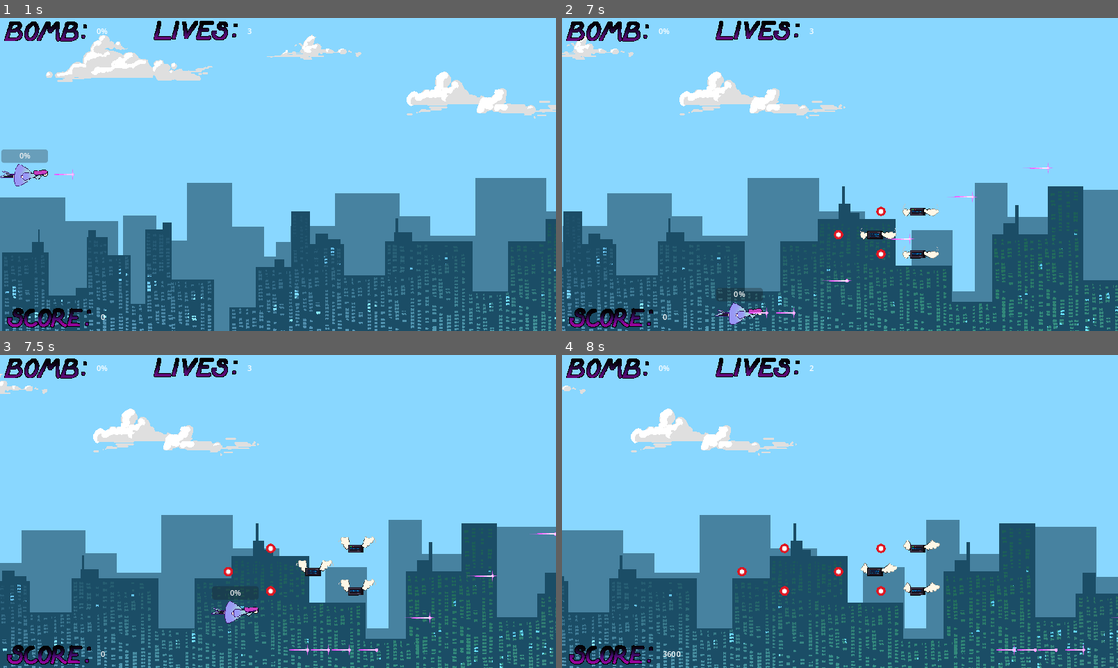
Above: before the commit, frames 1-4 (two rows, left to right).
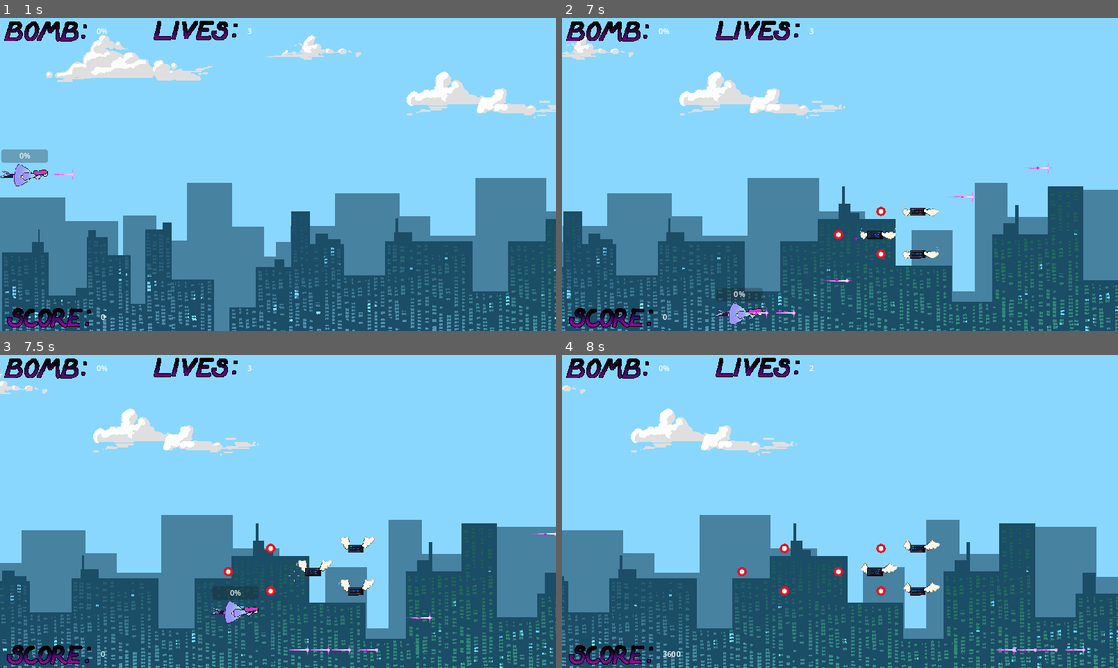
Above: after the commit, the same moments.

Repository: clenneabig/AI-KILL
Game: Godot game, scene res://main_menu.tscn
Same seed, same stepped clock (60 frames per second), same inputs: the game is played once before the commit and once after it. The engine's default icon, where the game draws it, is replaced by a stand-in: a white triangle on a blue panel in a dark square. Video files are missing from this copy of the repository; at most half a second of black plays in their place.
Inputs (mouse positions are in pixels of both pictures, inside the frame that each line leads up to):
- Up to frame 1 (1 s): click (116, 199) at 0.5 s
- Up to frame 2 (7 s): move the mouse to (962, 158) at 1.27 s; hold D (move_right) 1.28-2.03 s; hold E (bomb) 1.28-2.03 s; move the mouse to (728, 190) at 2.02 s; hold S (move_down) 2.03-2.78 s; click (728, 190) at 2.1 s; move the mouse to (895, 105) at 2.77 s; hold D (move_right) 2.78-3.53 s; tap Q (toggle_bullets) at 2.85, 5.1 s; move the mouse to (812, 237) at 3.52 s; hold W (move_up) 3.53-4.28 s; tap E (bomb) at 3.6 s; move the mouse to (1006, 221) at 4.27 s; press the mouse at (1006, 221) at 4.28 s; hold A (move_left) 4.28-5.78 s; move the mouse to (673, 127) at 5.02 s; release the mouse at (673, 127) at 5.03 s; move the mouse to (867, 174) at 5.77 s; hold S (move_down) 5.78-6.53 s; hold E (bomb) 5.78-6.53 s; move the mouse to (756, 96) at 6.52 s; hold D (move_right) from 6.53 s (still down); click (756, 96) at 6.6 s
- Up to frame 3 (7.5 s): move the mouse to (400, 495) at 7.27 s; release D (move_right) at 7.28 s; hold W (move_up) from 7.28 s (still down); tap Q (toggle_bullets) at 7.35 s
- Up to frame 4 (8 s): keep holding W (move_up)

Frame 1 is identical in both runs. In frame 2, less than 0.1% of the frame differs, in the area x 34-86%, y 47-95%; in frame 3, less than 0.1%; in frame 4, less than 0.1%.

Commit message:
UI updates baybe

Diff:
--- a/Levels/level_1.tscn
+++ b/Levels/level_1.tscn
@@ -192,6 +192,7 @@
 point_count = 8
 
 [node name="Level_1" type="Node2D"]
+process_mode = 1
 
 [node name="AudioStreamPlayer" type="AudioStreamPlayer" parent="."]
 stream = ExtResource("1_xj0sh")
--- a/boss.gd
+++ b/boss.gd
@@ -4,6 +4,8 @@
 @onready var emit_2 = $Emit2
 @onready var emit_3 = $Emit3
 @onready var emit_4 = $Emit4
+
+@onready var Player = get_tree().get_nodes_in_group("Player")[0]
 
 @export var health = 6000
 var inPos = false
@@ -122,8 +124,19 @@
 			$AudioStreamPlayer.stream = deathsfx
 			$AudioStreamPlayer.play()
 			_turn_to_point()
+			self.hide()
+			var t =Timer.new()
+			t.wait_time = 2.0
+			t.one_shot = true
+			add_child(t)
+			t.start()
+			await(t.timeout)
+			t.queue_free()
+			Player.gmo.show()
+			Player.gmo.gameover(true)
+			get_tree().paused = true
 			_offScreen()
-			get_tree().change_scene_to_file("res://game_over.tscn")
+
 
 func _turn_to_point():
 	print("implement me!!")
--- a/enemy.gd
+++ b/enemy.gd
@@ -21,6 +21,7 @@
 func _on_area_entered(area):
 	if area.is_in_group("Player_Bullet"): #or enemy
 		if(global_position.x < 1152):
+			area.freedom()
 			health -= 1
 			if(health <= 0):
 				var random_chance = randi() % 100
--- a/enemy.tscn
+++ b/enemy.tscn
@@ -41,7 +41,7 @@
 }]
 
 [sub_resource type="RectangleShape2D" id="RectangleShape2D_jdvj1"]
-size = Vector2(33, 18)
+size = Vector2(33, 23)
 
 [node name="Enemy" type="Area2D" groups=["Enemy"]]
 script = ExtResource("1_io0xw")
@@ -55,7 +55,7 @@
 animation = &"idle"
 
 [node name="SpriteBox" type="CollisionShape2D" parent="."]
-position = Vector2(-5.5, 7)
+position = Vector2(-5.5, 7.5)
 shape = SubResource("RectangleShape2D_jdvj1")
 
 [connection signal="area_entered" from="." to="." method="_on_area_entered"]
--- a/game_over.gd
+++ b/game_over.gd
@@ -1,10 +1,31 @@
-extends Control
+extends CanvasLayer
 
+@onready var Player = get_tree().get_nodes_in_group("Player")[0]
 
-func _on_quit_pressed():
+func _on_return_pressed():
+	self.hide()
+	get_tree().paused = false
 	get_tree().change_scene_to_file("res://main_menu.tscn")
 
 
 
 func _on_restart_pressed():
+	get_tree().paused = false
+	self.hide()
 	get_tree().change_scene_to_file("res://Cutscene.tscn")
+
+func _ready():
+	$TextureRect3.hide()
+	$TextureRect.hide()
+	$TextureRect3/Label.text = str(Player.score)
+
+func gameover(winner):
+	if(winner):
+		$TextureRect.hide()
+		$TextureRect3.show()
+		$TextureRect3/Label.text = str(Player.score)
+		self.show()
+	else:
+		$TextureRect.show()
+		$TextureRect3.hide()
+		self.show()
--- a/game_over.tscn
+++ b/game_over.tscn
@@ -1,8 +1,10 @@
-[gd_scene load_steps=15 format=3 uid="uid://cdeldvbrf2yor"]
+[gd_scene load_steps=17 format=3 uid="uid://cdeldvbrf2yor"]
 
 [ext_resource type="Script" path="res://game_over.gd" id="1_xefua"]
 [ext_resource type="Texture2D" uid="uid://khoaq7txuhva" path="res://assets/gameoverui/gameover2.png" id="2_4pvj5"]
 [ext_resource type="Texture2D" uid="uid://chwsmcaiaaiy" path="res://assets/gameoverui/restartbutton.png" id="3_f4vqa"]
+[ext_resource type="Texture2D" uid="uid://cn4rj1on17kq0" path="res://assets/gameoverui/menuimgbg.png" id="3_l6jlj"]
+[ext_resource type="Texture2D" uid="uid://064dsupd3y47" path="res://assets/gameoverui/levelcomplete.png" id="4_aqbn5"]
 [ext_resource type="Texture2D" uid="uid://qj0nqwi5bo3u" path="res://assets/gameoverui/restartbuttonpush.png" id="4_c5hec"]
 [ext_resource type="Texture2D" uid="uid://buunyikfilecr" path="res://assets/gameoverui/returnbutton.png" id="5_wahwc"]
 [ext_resource type="Texture2D" uid="uid://bxs1w2vj6a5pg" path="res://assets/gameoverui/returnbuttonpush.png" id="6_spv53"]
@@ -29,25 +31,47 @@
 [sub_resource type="StyleBoxTexture" id="StyleBoxTexture_2tg70"]
 texture = ExtResource("6_spv53")
 
-[node name="GameOver" type="Control"]
-layout_mode = 3
-anchors_preset = 0
+[node name="CanvasLayer" type="CanvasLayer"]
+process_mode = 3
 script = ExtResource("1_xefua")
 
 [node name="TextureRect" type="TextureRect" parent="."]
-layout_mode = 0
-offset_right = 40.0
-offset_bottom = 40.0
+visible = false
+offset_right = 1920.0
+offset_bottom = 1080.0
 scale = Vector2(0.6, 0.6)
 texture = ExtResource("2_4pvj5")
 
+[node name="TextureRect3" type="TextureRect" parent="."]
+visible = false
+offset_right = 1920.0
+offset_bottom = 1080.0
+scale = Vector2(0.6, 0.6)
+texture = ExtResource("3_l6jlj")
+
+[node name="TextureRect2" type="TextureRect" parent="TextureRect3"]
+layout_mode = 0
+offset_right = 1920.0
+offset_bottom = 1080.0
+texture = ExtResource("4_aqbn5")
+
+[node name="Label" type="Label" parent="TextureRect3"]
+process_mode = 3
+layout_mode = 0
+offset_left = 946.667
+offset_top = 800.0
+offset_right = 986.667
+offset_bottom = 826.0
+scale = Vector2(4, 4)
+theme_override_colors/font_color = Color(0.703125, 0, 0.648438, 1)
+text = "0"
+
 [node name="MarginContainer" type="MarginContainer" parent="."]
 custom_minimum_size = Vector2(140, 0)
-layout_mode = 0
-offset_left = 504.0
-offset_top = 336.0
-offset_right = 644.0
-offset_bottom = 524.0
+offset_left = 888.0
+offset_top = 320.0
+offset_right = 1028.0
+offset_bottom = 508.0
 
 [node name="VBoxContainer" type="VBoxContainer" parent="MarginContainer"]
 layout_mode = 2
@@ -73,7 +97,7 @@
 disabled = true
 text = " "
 
-[node name="Quit" type="Button" parent="MarginContainer/VBoxContainer"]
+[node name="Return" type="Button" parent="MarginContainer/VBoxContainer"]
 custom_minimum_size = Vector2(0, 70)
 layout_mode = 2
 theme_override_styles/normal = SubResource("StyleBoxTexture_cipjv")
@@ -83,4 +107,4 @@
 "
 
 [connection signal="pressed" from="MarginContainer/VBoxContainer/Restart" to="." method="_on_restart_pressed"]
-[connection signal="pressed" from="MarginContainer/VBoxContainer/Quit" to="." method="_on_quit_pressed"]
+[connection signal="pressed" from="MarginContainer/VBoxContainer/Return" to="." method="_on_return_pressed"]
--- a/player.gd
+++ b/player.gd
@@ -19,6 +19,7 @@
 
 @onready var UI = $CanvasLayer
 @onready var bar = $ProgressBar
+@onready var gmo = $CanvasLayer2
 #sounds
 var powerupsfx = preload("res://assets/sfx/levelup_joaojanz.wav")
 var shootsfx  = preload("res://assets/sfx/playerbulletfire_hootavi.wav")
@@ -172,7 +173,9 @@
 		UI.updateHealth();
 		hit.emit()
 		if health <= 0:
-			get_tree().change_scene_to_file("res://game_over.tscn")
+			#get_tree().change_scene_to_file("res://game_over.tscn")
+			gmo.gameover(false)
+			get_tree().paused = true
 		hide() # Player disappears after being hit. #player needs to appear again lol
 
 	# Must be deferred as we can't change physics properties on a physics callback.
--- a/player.tscn
+++ b/player.tscn
@@ -8,6 +8,7 @@
 [ext_resource type="Texture2D" uid="uid://bmvpsdakirumv" path="res://assets/ui.png" id="3_ou080"]
 [ext_resource type="PackedScene" path="res://blinker.tscn" id="5_hns8k"]
 [ext_resource type="Texture2D" uid="uid://bgw6p2t27abp7" path="res://assets/bullets/playerbullets/aibullet3.png" id="5_kqjkg"]
+[ext_resource type="PackedScene" uid="uid://cdeldvbrf2yor" path="res://game_over.tscn" id="9_5dted"]
 
 [sub_resource type="RectangleShape2D" id="RectangleShape2D_o5713"]
 size = Vector2(97, 45)
@@ -69,6 +70,7 @@
 radius = 20.0
 
 [node name="Player" type="Area2D" groups=["Player"]]
+process_mode = 1
 script = ExtResource("1_ddabx")
 metadata/_edit_group_ = true
 
@@ -139,6 +141,9 @@
 [node name="ShootTime" type="Timer" parent="."]
 wait_time = 0.1
 
+[node name="CanvasLayer2" parent="." instance=ExtResource("9_5dted")]
+visible = false
+
 [connection signal="area_entered" from="." to="." method="_on_area_entered"]
 [connection signal="bomb" from="." to="Bomb" method="_on_player_bomb"]
 [connection signal="area_entered" from="GrazeArea" to="." method="_on_graze_area_area_entered"]
--- a/playerbullet.gd
+++ b/playerbullet.gd
@@ -43,3 +43,11 @@
 	if(bullettype == 3):
 		if(sprite != bt3):
 			sprite.texture = bt3
+
+func freedom():
+	self.speed = Vector2(0, 0)
+	$Sprite2D.hide()
+	$AnimatedSprite2D.play()
+	$CollisionShape2D.disabled = true
+	await($AnimatedSprite2D.animation_finished)
+	queue_free()
--- a/playerbullet.tscn
+++ b/playerbullet.tscn
@@ -1,10 +1,54 @@
-[gd_scene load_steps=4 format=3 uid="uid://bvg6tp0h7ebko"]
+[gd_scene load_steps=11 format=3 uid="uid://bvg6tp0h7ebko"]
 
 [ext_resource type="Script" path="res://playerbullet.gd" id="1_gsphp"]
 [ext_resource type="Texture2D" uid="uid://vad3cv2ws26u" path="res://assets/bullets/playerbullets/aibullet1.png" id="2_ddqmq"]
+[ext_resource type="Texture2D" uid="uid://bx3s34rkr4340" path="res://assets/bullets/hitreg_spritesheet.png" id="3_b4jaq"]
 
 [sub_resource type="CircleShape2D" id="CircleShape2D_cy5pu"]
-radius = 9.0
+radius = 13.0384
+
+[sub_resource type="AtlasTexture" id="AtlasTexture_ttx2c"]
+atlas = ExtResource("3_b4jaq")
+region = Rect2(0, 0, 23, 23)
+
+[sub_resource type="AtlasTexture" id="AtlasTexture_7qgx0"]
+atlas = ExtResource("3_b4jaq")
+region = Rect2(23, 0, 23, 23)
+
+[sub_resource type="AtlasTexture" id="AtlasTexture_gra8r"]
+atlas = ExtResource("3_b4jaq")
+region = Rect2(46, 0, 23, 23)
+
+[sub_resource type="AtlasTexture" id="AtlasTexture_ivaqv"]
+atlas = ExtResource("3_b4jaq")
+region = Rect2(69, 0, 23, 23)
+
+[sub_resource type="AtlasTexture" id="AtlasTexture_a8ten"]
+atlas = ExtResource("3_b4jaq")
+region = Rect2(92, 0, 23, 23)
+
+[sub_resource type="SpriteFrames" id="SpriteFrames_btsbm"]
+animations = [{
+"frames": [{
+"duration": 1.0,
+"texture": SubResource("AtlasTexture_ttx2c")
+}, {
+"duration": 1.0,
+"texture": SubResource("AtlasTexture_7qgx0")
+}, {
+"duration": 1.0,
+"texture": SubResource("AtlasTexture_gra8r")
+}, {
+"duration": 1.0,
+"texture": SubResource("AtlasTexture_ivaqv")
+}, {
+"duration": 1.0,
+"texture": SubResource("AtlasTexture_a8ten")
+}],
+"loop": false,
+"name": &"default",
+"speed": 5.0
+}]
 
 [node name="Area2D" type="Area2D" groups=["Player_Bullet"]]
 script = ExtResource("1_gsphp")
@@ -13,6 +57,10 @@
 texture = ExtResource("2_ddqmq")
 
 [node name="CollisionShape2D" type="CollisionShape2D" parent="."]
+position = Vector2(21, 0)
 shape = SubResource("CircleShape2D_cy5pu")
 
+[node name="AnimatedSprite2D" type="AnimatedSprite2D" parent="."]
+sprite_frames = SubResource("SpriteFrames_btsbm")
+
 [connection signal="body_entered" from="." to="." method="_on_body_entered"]
--- a/project.godot
+++ b/project.godot
@@ -24,36 +24,44 @@
 move_right={
 "deadzone": 0.5,
 "events": [Object(InputEventKey,"resource_local_to_scene":false,"resource_name":"","device":-1,"window_id":0,"alt_pressed":false,"shift_pressed":false,"ctrl_pressed":false,"meta_pressed":false,"pressed":false,"keycode":0,"physical_keycode":68,"key_label":0,"unicode":100,"echo":false,"script":null)
+, Object(InputEventKey,"resource_local_to_scene":false,"resource_name":"","device":-1,"window_id":0,"alt_pressed":false,"shift_pressed":false,"ctrl_pressed":false,"meta_pressed":false,"pressed":false,"keycode":0,"physical_keycode":4194321,"key_label":0,"unicode":0,"echo":false,"script":null)
 ]
 }
 move_left={
 "deadzone": 0.5,
 "events": [Object(InputEventKey,"resource_local_to_scene":false,"resource_name":"","device":-1,"window_id":0,"alt_pressed":false,"shift_pressed":false,"ctrl_pressed":false,"meta_pressed":false,"pressed":false,"keycode":0,"physical_keycode":65,"key_label":0,"unicode":97,"echo":false,"script":null)
+, Object(InputEventKey,"resource_local_to_scene":false,"resource_name":"","device":-1,"window_id":0,"alt_pressed":false,"shift_pressed":false,"ctrl_pressed":false,"meta_pressed":false,"pressed":false,"keycode":0,"physical_keycode":4194319,"key_label":0,"unicode":0,"echo":false,"script":null)
 ]
 }
 move_up={
 "deadzone": 0.5,
 "events": [Object(InputEventKey,"resource_local_to_scene":false,"resource_name":"","device":-1,"window_id":0,"alt_pressed":false,"shift_pressed":false,"ctrl_pressed":false,"meta_pressed":false,"pressed":false,"keycode":0,"physical_keycode":87,"key_label":0,"unicode":119,"echo":false,"script":null)
+, Object(InputEventKey,"resource_local_to_scene":false,"resource_name":"","device":-1,"window_id":0,"alt_pressed":false,"shift_pressed":false,"ctrl_pressed":false,"meta_pressed":false,"pressed":false,"keycode":0,"physical_keycode":4194320,"key_label":0,"unicode":0,"echo":false,"script":null)
 ]
 }
 move_down={
 "deadzone": 0.5,
 "events": [Object(InputEventKey,"resource_local_to_scene":false,"resource_name":"","device":-1,"window_id":0,"alt_pressed":false,"shift_pressed":false,"ctrl_pressed":false,"meta_pressed":false,"pressed":false,"keycode":0,"physical_keycode":83,"key_label":0,"unicode":115,"echo":false,"script":null)
+, Object(InputEventKey,"resource_local_to_scene":false,"resource_name":"","device":-1,"window_id":0,"alt_pressed":false,"shift_pressed":false,"ctrl_pressed":false,"meta_pressed":false,"pressed":false,"keycode":0,"physical_keycode":4194322,"key_label":0,"unicode":0,"echo":false,"script":null)
 ]
 }
 focus_mode={
 "deadzone": 0.5,
 "events": [Object(InputEventMouseButton,"resource_local_to_scene":false,"resource_name":"","device":-1,"window_id":0,"a …(253 unchanged characters)…
+, Object(InputEventKey,"resource_local_to_scene":false,"resource_name":"","device":-1,"window_id":0,"alt_pressed":false,"shift_pressed":false,"ctrl_pressed":false,"meta_pressed":false,"pressed":false,"keycode":0,"physical_keycode":4194325,"key_label":0,"unicode":0,"echo":false,"script":null)
 ]
 }
 bomb={
 "deadzone": 0.5,
 "events": [Object(InputEventKey,"resource_local_to_scene":false,"resource_name":"","device":-1,"window_id":0,"alt_pressed":false,"shift_pressed":false,"ctrl_pressed":false,"meta_pressed":false,"pressed":false,"keycode":0,"physical_keycode":69,"key_label":0,"unicode":101,"echo":false,"script":null)
+, Object(InputEventKey,"resource_local_to_scene":false,"resource_name":"","device":-1,"window_id":0,"alt_pressed":false,"shift_pressed":false,"ctrl_pressed":false,"meta_pressed":false,"pressed":false,"keycode":0,"physical_keycode":32,"key_label":0,"unicode":32,"echo":false,"script":null)
+, Object(InputEventKey,"resource_local_to_scene":false,"resource_name":"","device":-1,"window_id":0,"alt_pressed":false,"shift_pressed":false,"ctrl_pressed":false,"meta_pressed":false,"pressed":false,"keycode":0,"physical_keycode":90,"key_label":0,"unicode":122,"echo":false,"script":null)
 ]
 }
 toggle_bullets={
 "deadzone": 0.5,
 "events": [Object(InputEventKey,"resource_local_to_scene":false,"resource_name":"","device":-1,"window_id":0,"alt_pressed":false,"shift_pressed":false,"ctrl_pressed":false,"meta_pressed":false,"pressed":false,"keycode":0,"physical_keycode":81,"key_label":0,"unicode":113,"echo":false,"script":null)
+, Object(InputEventKey,"resource_local_to_scene":false,"resource_name":"","device":-1,"window_id":0,"alt_pressed":false,"shift_pressed":false,"ctrl_pressed":false,"meta_pressed":false,"pressed":false,"keycode":0,"physical_keycode":88,"key_label":0,"unicode":120,"echo":false,"script":null)
 ]
 }
 
--- a/test_level.tscn
+++ b/test_level.tscn
@@ -23,7 +23,7 @@
 texture = ExtResource("1_gshs1")
 metadata/_edit_use_anchors_ = true
 
-[node name="Player" parent="." groups=["Player"] instance=ExtResource("3_owqlb")]
+[node name="Player" parent="." instance=ExtResource("3_owqlb")]
 position = Vector2(50, 350)
 
 [node name="Enemies" type="Node2D" parent="."]
Not shown: 1 places in Cutscene.tscn that only renumber resources
Binary file added: assets/gameoverui/menuimgbg.png
Not shown, added: assets/gameoverui/menuimgbg.png.import
Not shown: 1 places in enemy.tscn that only renumber resources
Not shown, added: export_presets.cfg
Not shown: 1 places in mid_boss.tscn that only renumber resources
Not shown: 1 places in player.tscn that only renumber resources
Not shown: 1 places in power_up.tscn that only renumber resources
Not shown: 1 places in test_level.tscn that only renumber resources
